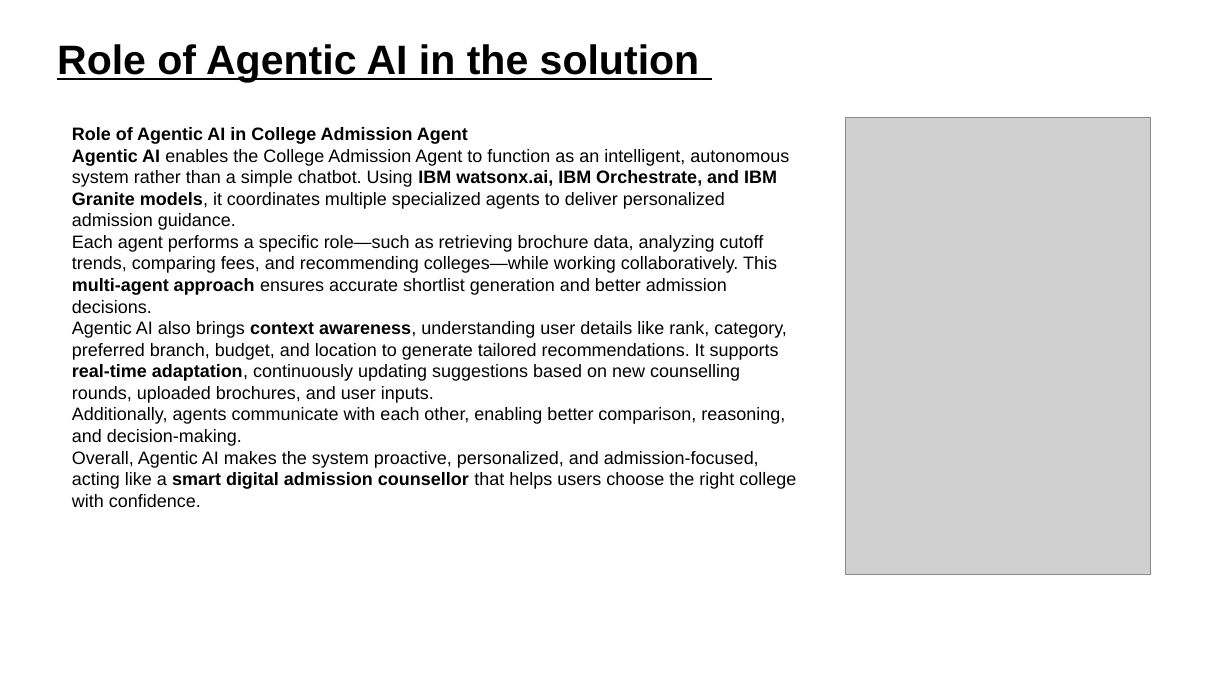
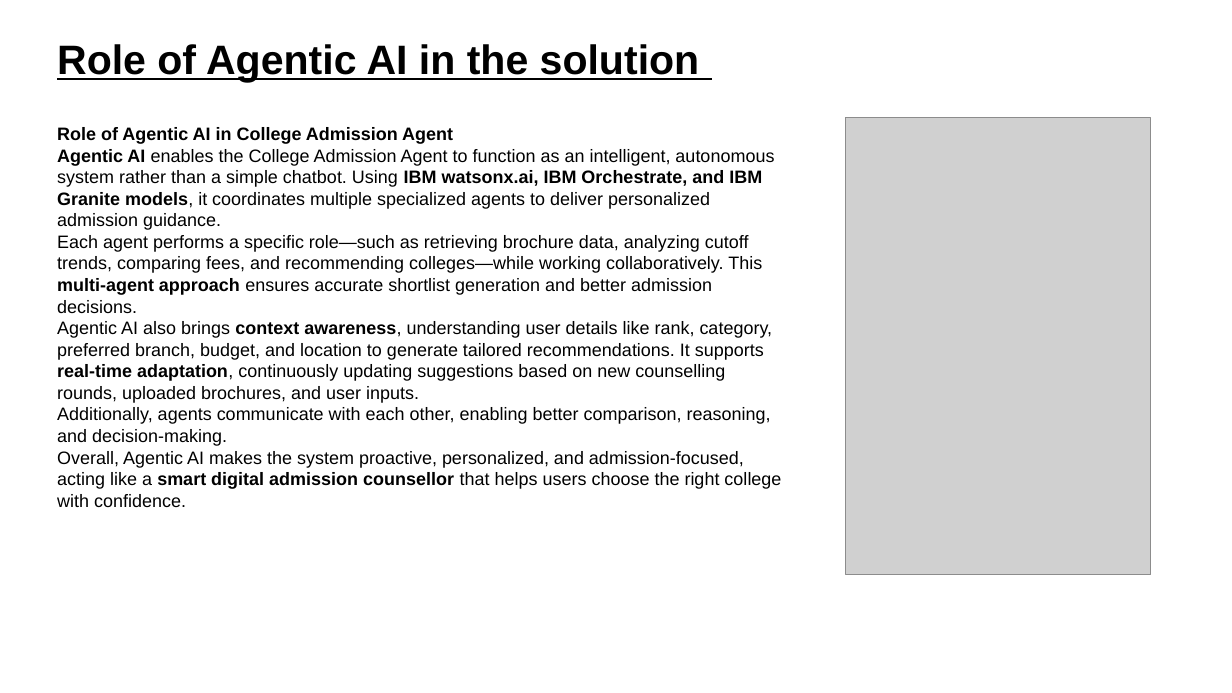
Before and after one commit to codecraftpython-dev/College-Admission-Agent, a slide deck: slide 9 of Project_Presentation_ppt.pptx. Drawn at 1232x693 pixels with LibreOffice and Linux fonts; fonts in the diff are those of the drawing; grey boxes stand for pictures. Boxes give left, top, right and bottom in pixels: in the first picture for what was removed or moved away, otherwise in the second. Text is boxed around its words. In the diff, an @@ line names an element or a change of style, - is before the commit and + after.

```diff
--- a/Project_Presentation_ppt.pptx
+++ b/Project_Presentation_ppt.pptx
@@ text "Role of Agentic AI in ...": place and size @@
-text "Role of Agentic AI in ..." at (72,127,796,507)
+text "Role of Agentic AI in ..." at (57,127,781,507)
```
Also in this commit, not shown: 4 other slides changed, 1 other file.
